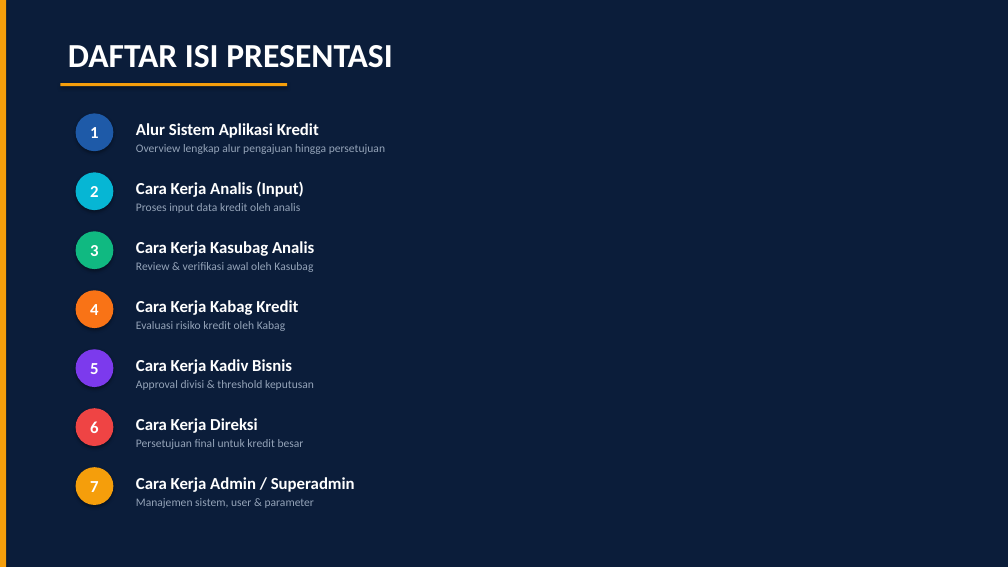
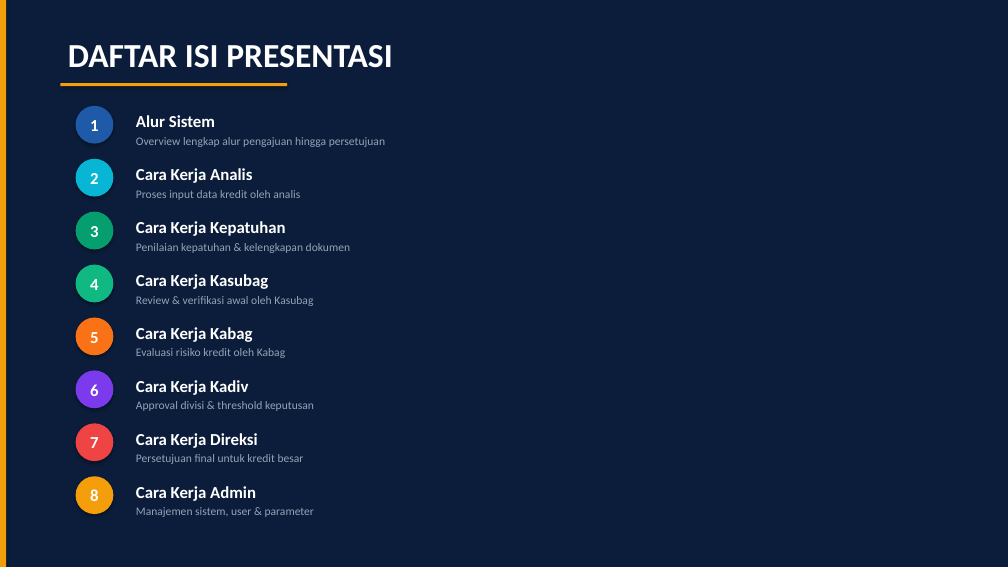
Before and after one commit to Rafiadi28/andrian, a slide deck: slide 2 of Presentasi_Sistem_Kredit_BPR_Wonosobo.pptx. Drawn at 1008x567 pixels with LibreOffice and Linux fonts; fonts in the diff are those of the drawing. Boxes give left, top, right and bottom in pixels: in the first picture for what was removed or moved away, otherwise in the second. Text is boxed around its words. In the diff, an @@ line names an element or a change of style, - is before the commit and + after.

```diff
--- a/Presentasi_Sistem_Kredit_BPR_Wonosobo.pptx
+++ b/Presentasi_Sistem_Kredit_BPR_Wonosobo.pptx
@@ ellipse "1": place and size @@
-ellipse "1" at box(76, 113, 113, 151)
+ellipse "1" at box(76, 106, 113, 144)
@@ text at box(136, 115, 215, 127): text changed @@
-Alur Sistem Aplikasi Kredit
+Alur Sistem
@@ text "Overview lengkap alur pengajuan hingga ...": place and size @@
-text "Overview lengkap alur pengajuan hingga ..." at box(136, 144, 385, 154)
+text "Overview lengkap alur pengajuan hingga ..." at box(136, 137, 385, 147)
@@ ellipse "2": place and size @@
-ellipse "2" at box(76, 172, 113, 210)
+ellipse "2" at box(76, 159, 113, 197)
@@ text at box(136, 168, 252, 183): text changed @@
-Cara Kerja Analis (Input)
+Cara Kerja Analis
@@ text "Proses input data kredit oleh ...": place and size @@
-text "Proses input data kredit oleh ..." at box(136, 203, 300, 213)
+text "Proses input data kredit oleh ..." at box(136, 190, 300, 200)
@@ ellipse "3": place and size @@
-ellipse "3" at box(76, 231, 113, 269)
+ellipse "3" at box(76, 212, 113, 250)
@@ ellipse "3" at box(76, 212, 113, 250): fill #10B981 to #059E6F @@
@@ text at box(136, 221, 285, 236): text changed @@
-Cara Kerja Kasubag Analis
+Cara Kerja Kepatuhan
@@ ellipse "4": place and size @@
-ellipse "4" at box(76, 290, 113, 328)
+ellipse "4" at box(76, 265, 113, 302)
@@ ellipse "4" at box(76, 265, 113, 302): fill #F97316 to #10B981 @@
@@ text added at box(136, 243, 350, 253), 11 pt, text #94A3B8 @@
+Penilaian kepatuhan & kelengkapan dokumen
@@ text "Review & verifikasi awal oleh ...": place and size @@
-text "Review & verifikasi awal oleh ..." at box(136, 262, 313, 272)
+text "Review & verifikasi awal oleh ..." at box(136, 296, 313, 306)
@@ text at box(136, 274, 268, 289): text changed @@
-Cara Kerja Kabag Kredit
+Cara Kerja Kasubag
@@ ellipse "5": place and size @@
-ellipse "5" at box(76, 349, 113, 387)
+ellipse "5" at box(76, 318, 113, 355)
@@ ellipse "5" at box(76, 318, 113, 355): fill #7C3AED to #F97316 @@
@@ text at box(136, 327, 252, 342): text changed @@
-Cara Kerja Kadiv Bisnis
+Cara Kerja Kabag
@@ text "Evaluasi risiko kredit oleh Kabag": place and size @@
-text "Evaluasi risiko kredit oleh Kabag" at box(136, 321, 285, 331)
+text "Evaluasi risiko kredit oleh Kabag" at box(136, 348, 285, 358)
@@ ellipse "6": place and size @@
-ellipse "6" at box(76, 408, 113, 446)
+ellipse "6" at box(76, 371, 113, 408)
@@ ellipse "6" at box(76, 371, 113, 408): fill #EF4444 to #7C3AED @@
@@ text at box(136, 380, 248, 395): text changed @@
-Cara Kerja Direksi
+Cara Kerja Kadiv
@@ text "Approval divisi & threshold keputusan": place and size @@
-text "Approval divisi & threshold keputusan" at box(136, 380, 314, 390)
+text "Approval divisi & threshold keputusan" at box(136, 401, 314, 411)
@@ ellipse "7": place and size @@
-ellipse "7" at box(76, 467, 113, 505)
+ellipse "7" at box(76, 423, 113, 461)
@@ ellipse "7" at box(76, 423, 113, 461): fill #F59E0B to #EF4444 @@
@@ text "Persetujuan final untuk kredit besar": place and size @@
-text "Persetujuan final untuk kredit besar" at box(136, 439, 304, 449)
+text "Persetujuan final untuk kredit besar" at box(136, 454, 304, 464)
@@ text at box(136, 433, 258, 448): text changed @@
-Cara Kerja Admin / Superadmin
+Cara Kerja Direksi
@@ ellipse added at box(76, 476, 113, 514), fill #F59E0B, 16 pt, text #FFFFFF, bold @@
+8
@@ text "Manajemen sistem, user & parameter": place and size @@
-text "Manajemen sistem, user & parameter" at box(136, 498, 314, 508)
+text "Manajemen sistem, user & parameter" at box(136, 507, 314, 517)
@@ text added at box(136, 486, 256, 501), 16 pt, text #FFFFFF, bold @@
+Cara Kerja Admin
```
Also in this commit, not shown: 6 other slides changed, 1 slide added, 4 other files.
